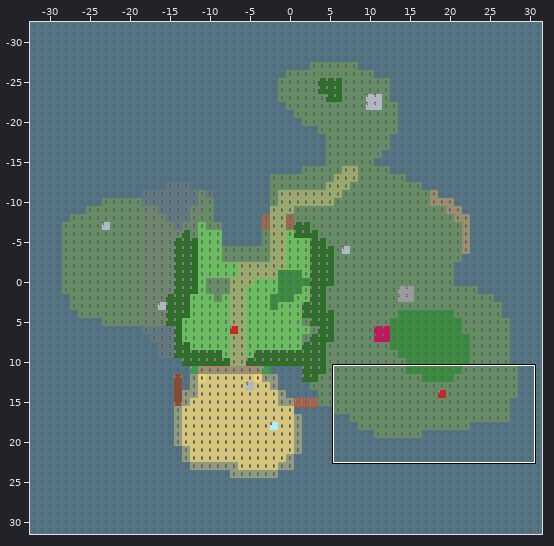
Tiled map -- games/pizza/tiled/testMap1.tmx. Above: a wide view before the commit, with the close-up outlined.
Close-up. The starting point:
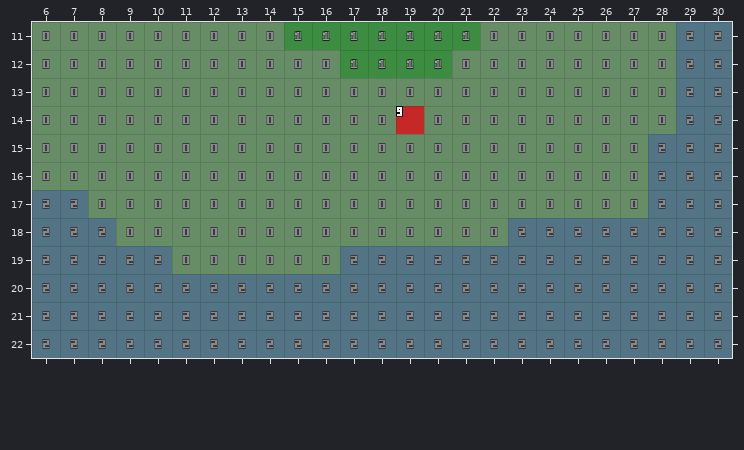
Cells are 32x32 px. Shown: x 6..30, y 11..22. The commit also changed other parts of the map, which this record leaves out.
And afterwards:
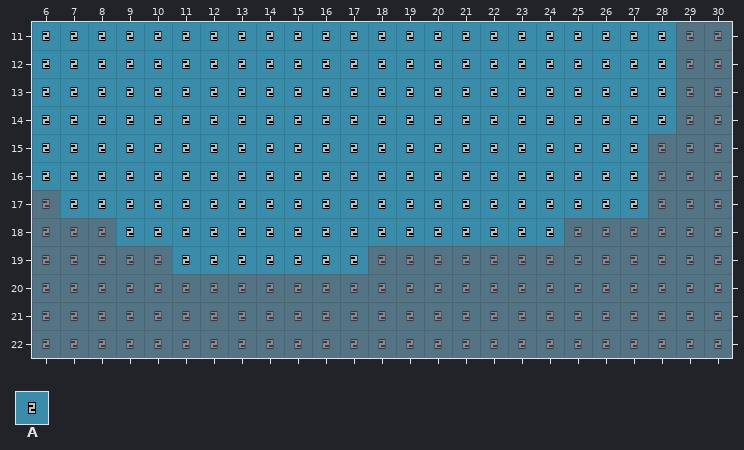
Key: from "tileset": A 2.
_ is an empty cell.
Tiles of an added or newly shown layer are drawn over the layers below it.
The exact change:
Layer "zones" (added):
Tile A now appears in rows 11 to 14 at x 6 to 28; in rows 15 to 16 at x 6 to 27; in row 17 at x 7 to 27; in row 18 at x 9 to 24; in row 19 at x 11 to 17.
Changed places in both close-ups, as pixel boxes (x1, y1, x2, y2):
added: (32, 22, 676, 274)
